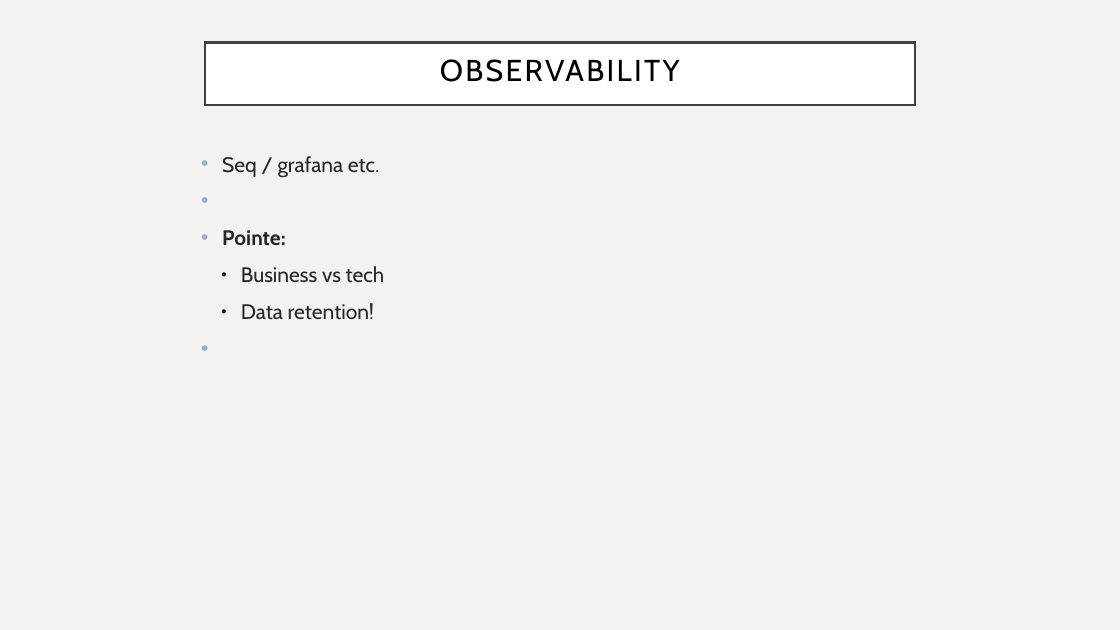
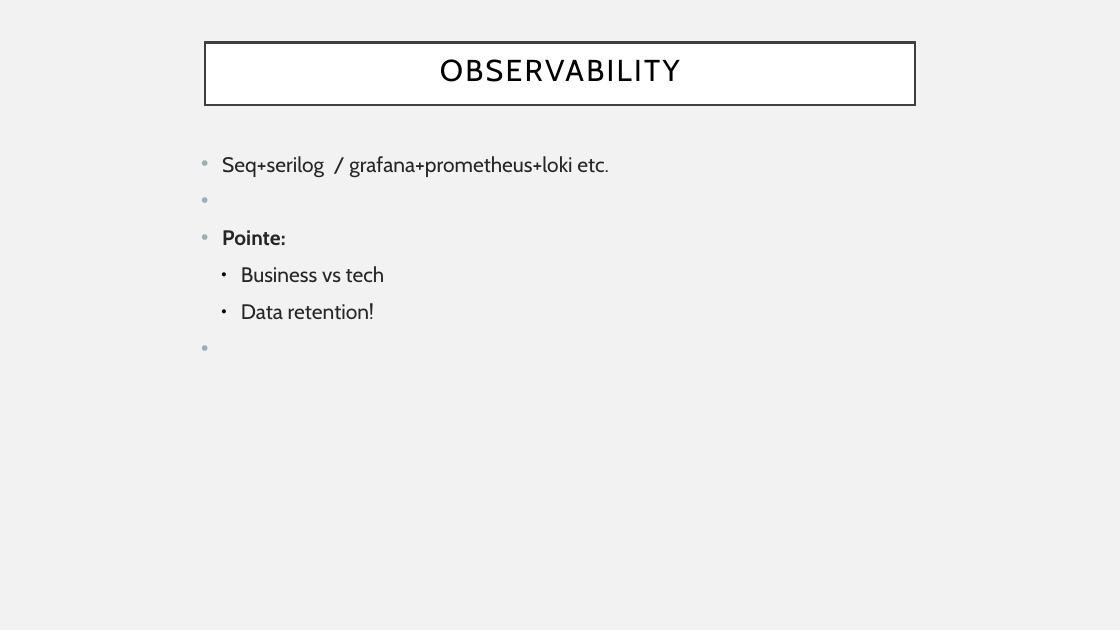
Before and after one commit to Grumlebob/JobInterviewRitzau, a slide deck: slide 20 of Ritzau.odp (slide 21 before the commit). Drawn at 1120x630 pixels with LibreOffice and Linux fonts; fonts in the diff are those of the drawing. Boxes give left, top, right and bottom in pixels: in the first picture for what was removed or moved away, otherwise in the second. Text is boxed around its words. In the diff, an @@ line names an element or a change of style, - is before the commit and + after.

```diff
--- a/Ritzau.odp
+++ b/Ritzau.odp
@@ text at [222, 156, 609, 178]: text changed @@
-• Seq / grafana etc.
+• Seq+serilog / grafana+prometheus+loki etc.
```
Also in this commit, not shown: 12 other slides changed, 1 slide added, 2 slides removed, 1 other file.
